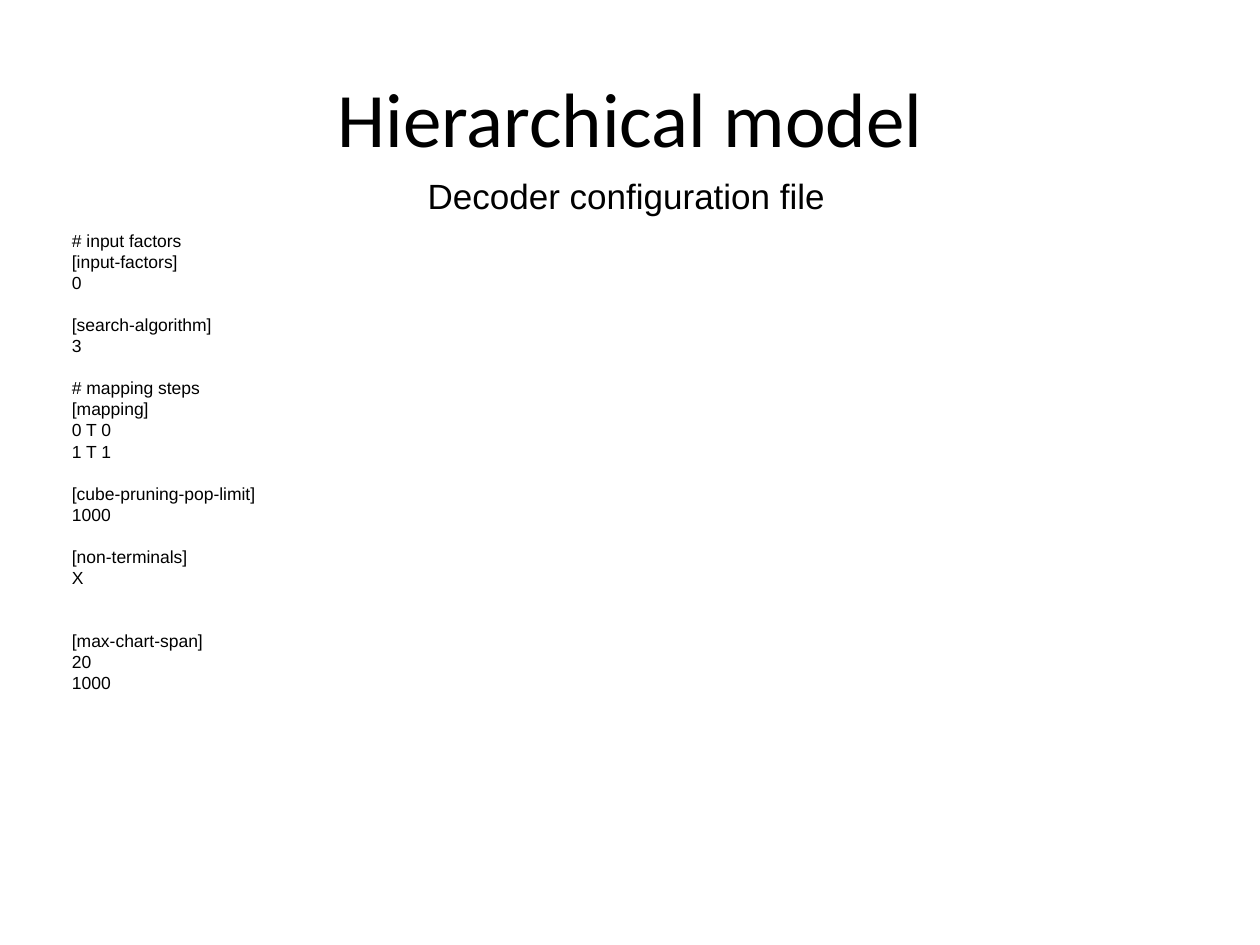
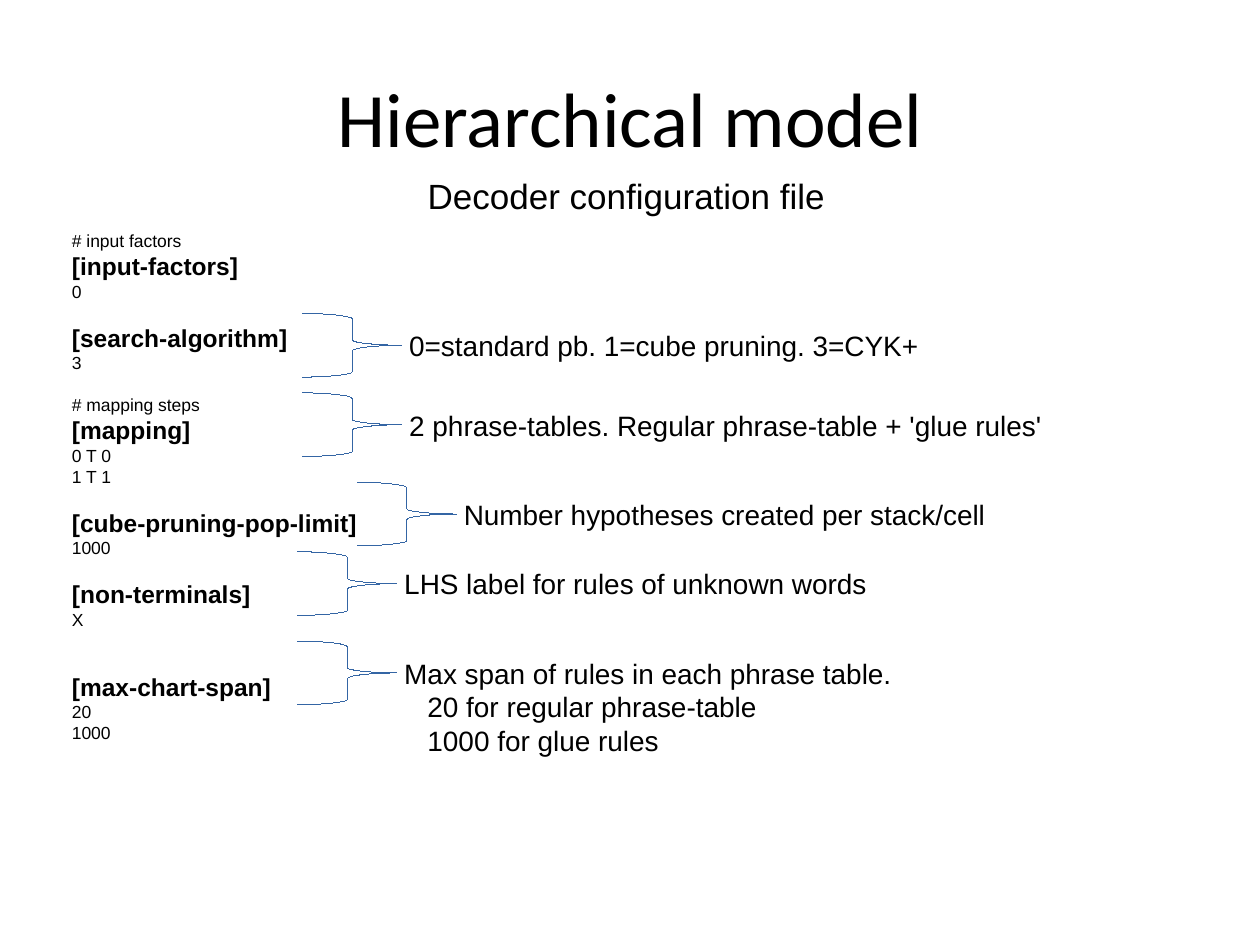
Before and after one commit to hieuhoang/papers, a slide deck: slide 14 of icon.2014/Basics.odp. Drawn at 1260x945 pixels with LibreOffice and Linux fonts; fonts in the diff are those of the drawing; background and template pictures are left out. Boxes give left, top, right and bottom in pixels: in the first picture for what was removed or moved away, otherwise in the second. Text is boxed around its words. In the diff, an @@ line names an element or a change of style, - is before the commit and + after.

```diff
--- a/icon.2014/Basics.odp
+++ b/icon.2014/Basics.odp
@@ text at [72,257,357,701]: size 10 to 14 pt, bold on in "[input-factors]", "[search-algorithm]", "[mapping]", "[cube-pruning-pop-limit]" and 2 more places @@
@@ freeform shape added at [302,314,402,378], outline #3465A4 0 pt @@
@@ text added at [409,335,919,361], 16 pt, text #000000 @@
+0=standard pb. 1=cube pruning. 3=CYK+
@@ freeform shape added at [302,393,402,457], outline #3465A4 0 pt @@
@@ text added at [409,415,1041,441], 16 pt, text #000000 @@
+2 phrase-tables. Regular phrase-table + 'glue rules'
@@ freeform shape added at [357,483,456,547], outline #3465A4 0 pt @@
@@ text added at [464,504,985,530], 16 pt, text #000000 @@
+Number hypotheses created per stack/cell
@@ freeform shape added at [297,552,397,616], outline #3465A4 0 pt @@
@@ text added at [404,573,866,595], 16 pt, text #000000 @@
+LHS label for rules of unknown words
@@ freeform shape added at [297,641,397,706], outline #3465A4 0 pt @@
@@ text added at [404,663,891,756], 16 pt, text #000000 @@
+Max span of rules in each phrase table.
+20 for regular phrase-table
+1000 for glue rules
```
Also in this commit, not shown: 2 other slides changed, 2 slides added, 1 other file.
